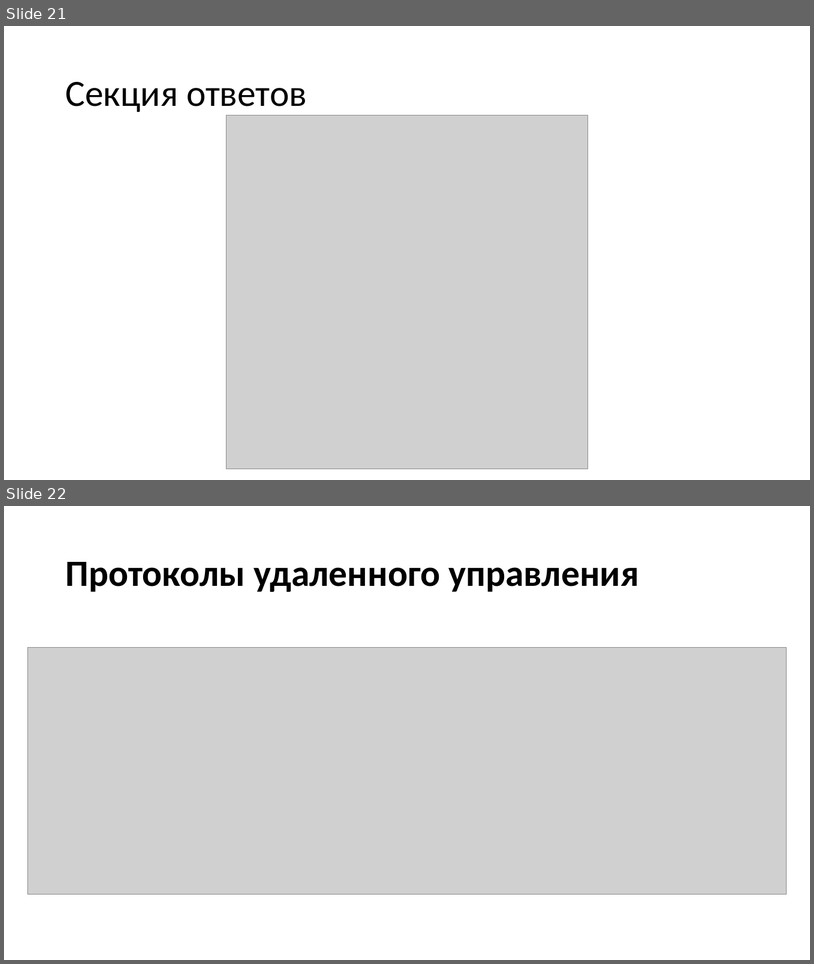
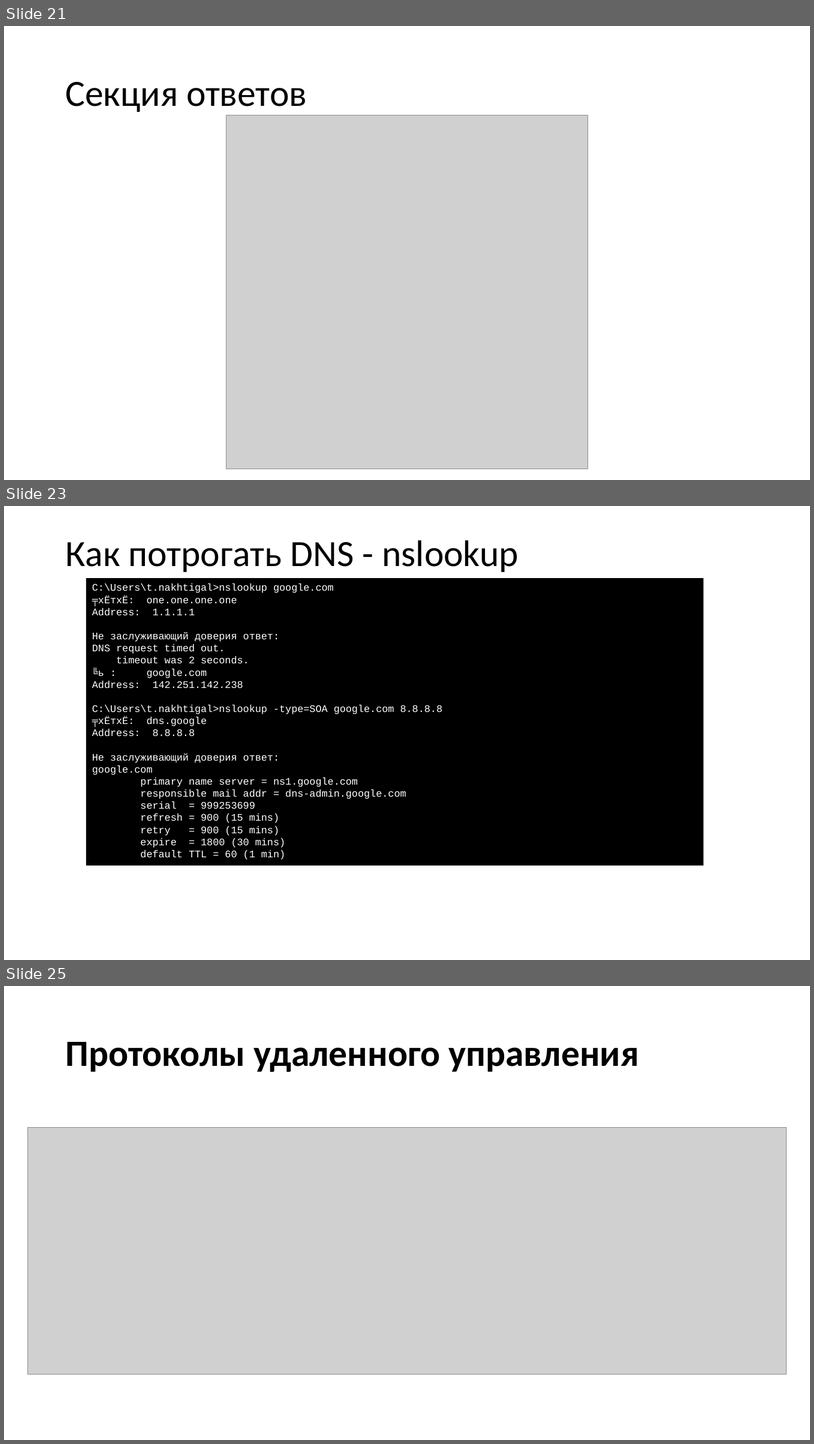
Before and after one commit to gas533/itn, a slide deck: 1.9 Application Layer/1.9 Application Layer.pptx. Shown one above the other, each under a label of ours: slides 21 and 22 before the commit, slides 21, 23 and 25 after it; the slides between them are not shown. The pictures are 814x964 and 814x1444 pixels, drawn with LibreOffice and Linux fonts; fonts in the diff are those of the drawing; grey boxes stand for pictures. Boxes give left, top, right and bottom in pixels: in the first picture for what was removed or moved away, otherwise in the second. Text is boxed around its words. In the diff, an @@ line names an element or a change of style, - is before the commit and + after.

```diff
--- a/1.9 Application Layer/1.9 Application Layer.pptx
+++ b/1.9 Application Layer/1.9 Application Layer.pptx
@@ slide 23 added at box(4, 506, 810, 960), background #FFFFFF @@
@@ title added at box(65, 540, 518, 572), 44 pt, text #000000 @@
+Как потрогать DNS - nslookup
@@ rectangle added at box(86, 578, 704, 865), fill #000000, 12 pt, text #FFFFFF @@
+C:\Users\t.nakhtigal>nslookup google.com
+╤хЁтхЁ: one.one.one.one
+Address: 1.1.1.1
+Не заслуживающий доверия ответ:
+DNS request timed out.
+timeout was 2 seconds.
+╚ь : google.com
+Address: 142.251.142.238
+C:\Users\t.nakhtigal>nslookup -type=SOA google.com 8.8.8.8
+╤хЁтхЁ: dns.google
+Address: 8.8.8.8
+Не заслуживающий доверия ответ:
+google.com
+primary name server = ns1.google.com
+responsible mail addr = dns-admin.google.com
+serial = 999253699
+refresh = 900 (15 mins)
+retry = 900 (15 mins)
+expire = 1800 (30 mins)
+default TTL = 60 (1 min)
@@ what was slide 22 is now slide 25 @@
```
Also in this commit, not shown: 7 slides changed, 6 other slides added, 3 slides removed, 1 other file.
